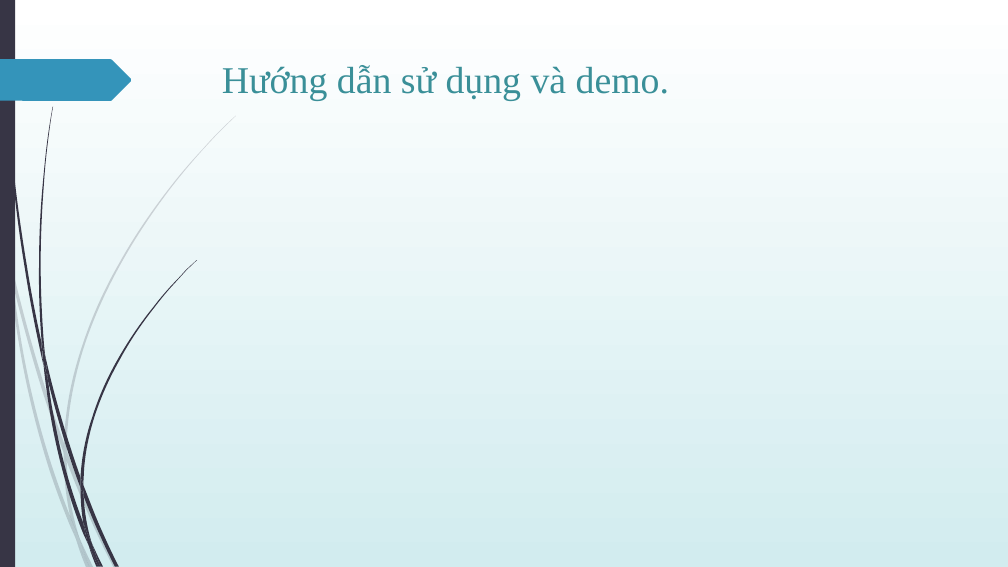
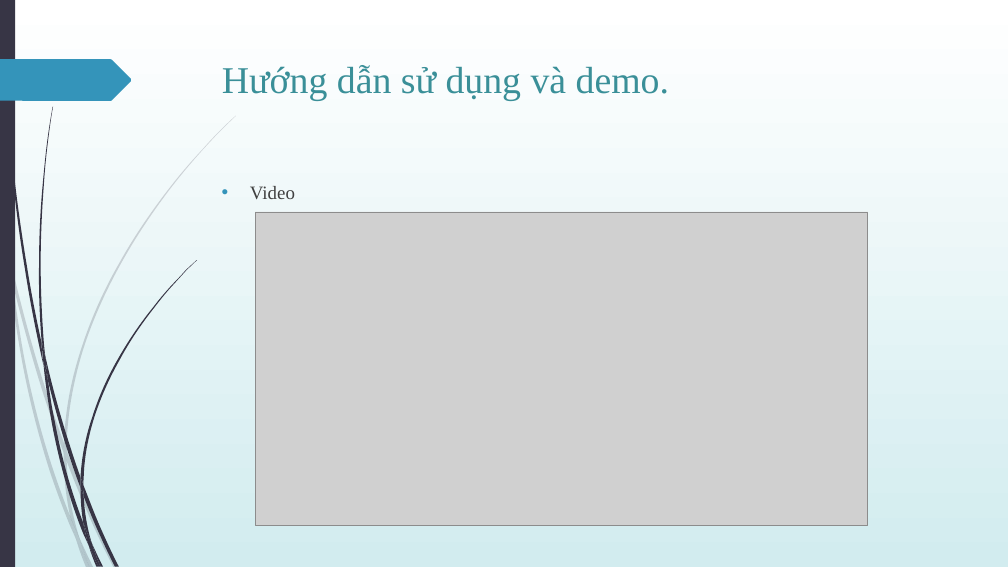
Before and after one commit to Nguyen257/-UDPT-TH2013-Seminar-React-Redux, a slide deck: slide 8 of Giới-thiệu-về-React-Redux.pptx. Drawn at 1008x567 pixels with LibreOffice and Linux fonts; fonts in the diff are those of the drawing; grey boxes stand for pictures. Boxes give left, top, right and bottom in pixels: in the first picture for what was removed or moved away, otherwise in the second. Text is boxed around its words. In the diff, an @@ line names an element or a change of style, - is before the commit and + after.

Commit message:
Update video demo

```diff
--- a/Giới-thiệu-về-React-Redux.pptx
+++ b/Giới-thiệu-về-React-Redux.pptx
@@ text added at box(250, 186, 295, 199), 18 pt, text #404040 @@
+• Video
@@ picture added at box(256, 212, 868, 526) @@
```
